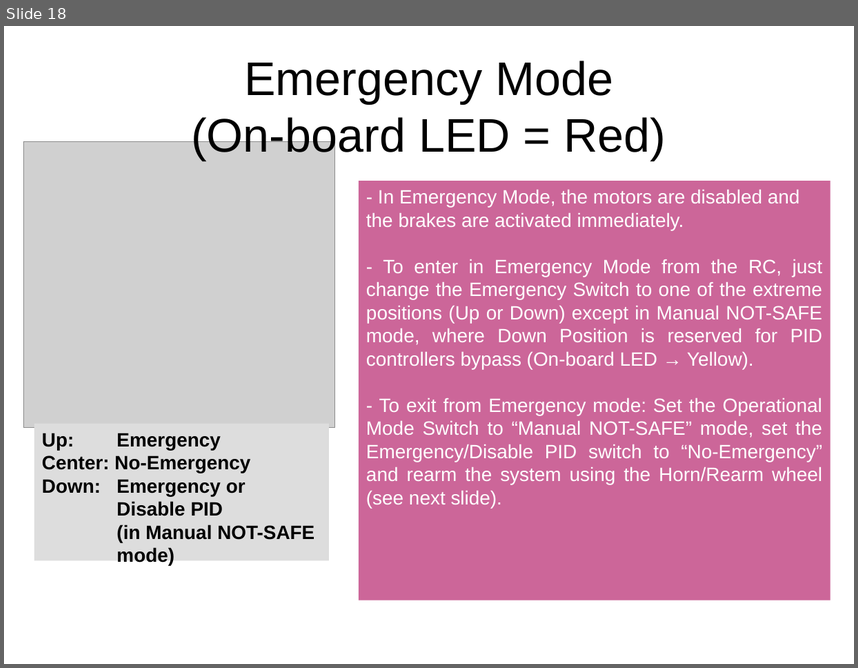
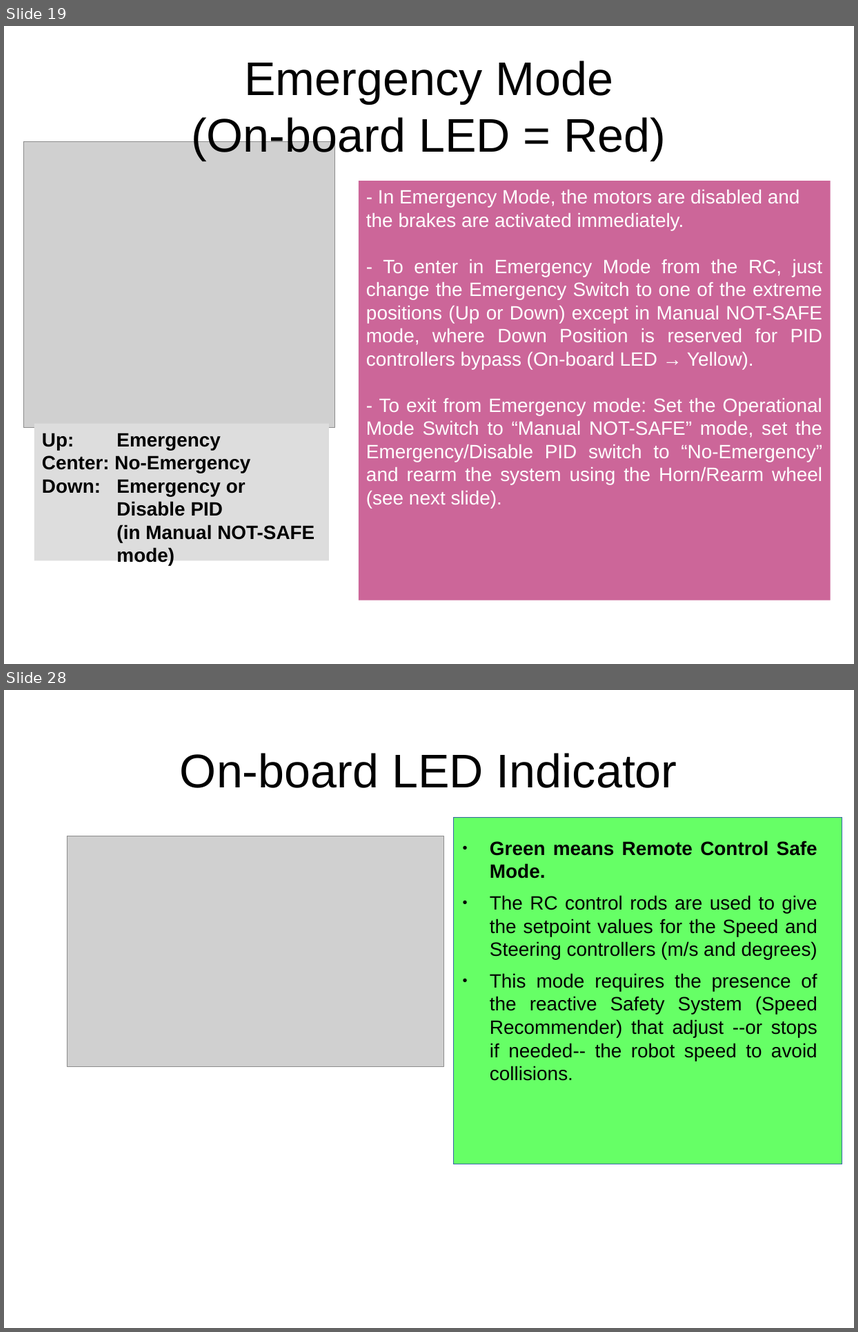
Before and after one commit to AUROVA-LAB/aurova_clear, a slide deck: documentation/clear_user_manual.odp. Shown one above the other, each under a label of ours: slide 18 before the commit, slides 19 and 28 after it; the slides between them are not shown. The pictures are 858x668 and 858x1332 pixels, drawn with LibreOffice and Linux fonts; fonts in the diff are those of the drawing; grey boxes stand for pictures. Boxes give left, top, right and bottom in pixels: in the first picture for what was removed or moved away, otherwise in the second. Text is boxed around its words. In the diff, an @@ line names an element or a change of style, - is before the commit and + after.

Commit message:
user manual completed, changed verbose level to only three values, no_verbose, regular_verbose_level and debug_verbose_level

```diff
--- a/documentation/clear_user_manual.odp
+++ b/documentation/clear_user_manual.odp
@@ slide 28 added at [4, 690, 854, 1328], background #FFFFFF @@
@@ title added at [180, 753, 677, 788], 44 pt, text #000000 @@
+On-board LED Indicator
@@ rectangle added at [454, 817, 842, 1163], fill #66FF66, outline #3465A4 0 pt @@
@@ picture added at [67, 836, 444, 1067] @@
@@ text added at [490, 840, 818, 1081], 18 pt, text #000000 @@
+● Green means Remote Control Safe Mode.
+● The RC control rods are used to give the setpoint values for the Speed and Steering controllers (m/s and degrees)
+● This mode requires the presence of the reactive Safety System (Speed Recommender) that adjust --or stops if needed-- the robot speed to avoid collisions.
@@ what was slide 18 is now slide 19 @@
```
Also in this commit, not shown: 8 slides changed, 28 other slides added, 3 other files.
